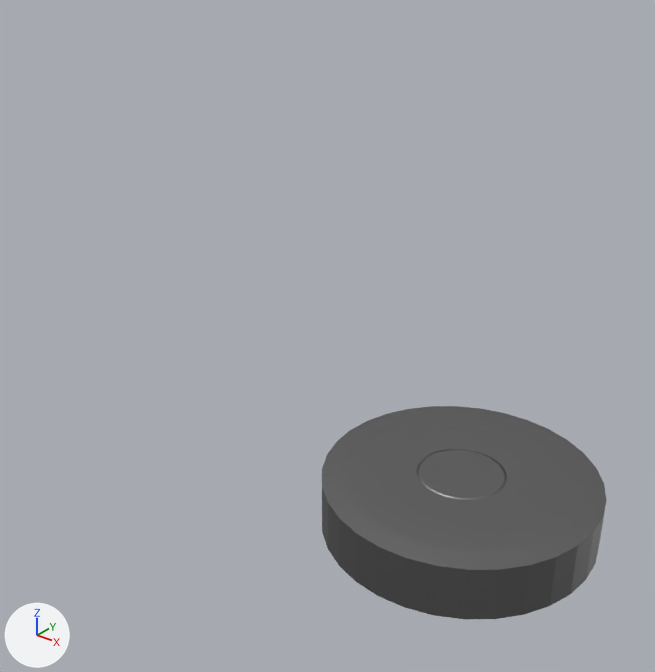
Before and after pictures for a commit that changed the FBX model Assets/Characters/Char1_Body.fbx.
Both versions are drawn from a 50 mm camera at (2.63, -4.82, 4.25) aimed at (-0.28, -1.17, 1.99). Every picture has the same lights, and +X, +Y and +Z are marked at lower left. Where no turn or scale is listed for an object, it has been applied to the vertices.

The scene before the commit, as lines of its bpy script (objects in view):
```python
me_cylinder = bpy.data.meshes.new('Cylinder')
me_cylinder.from_pydata(...)  # 460 vertices, 495 faces; spans x -1.0..1.0, y -1.0..1.0, z -0.22..0.22
me_cylinder.materials.append(mat_body)  # grey #858585
ob_body = bpy.data.objects.new('Body', me_cylinder)
ob_body.location = (0.0, 0.0, 0.327)
```
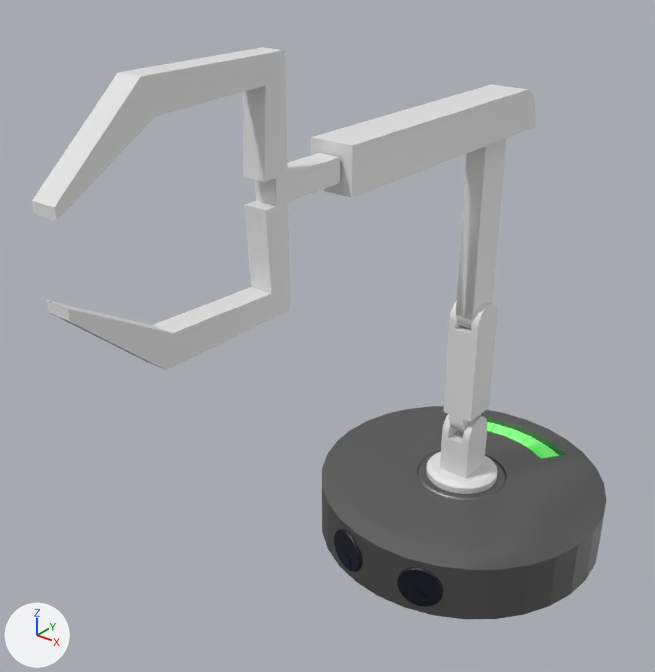
The edits, one by one:
Material 'Charge Indicator' (mat_charge_indicator) is new.
Its base color is (0.263, 0.8, 0.241) (green #8ce787).
Its emission color is (0.00531, 0.359, 0.0124) (green #10a21d).
Its emission strength is 1.0.
Material 'Material.002' (mat_material_002) is new.
Its base color is (0.0, 0.00075, 0.011) (black #00021b).
me_cylinder is used by ob_body; location (0.0, 0.0, 0.327).
me_cylinder had 460 vertices, 495 faces and spanned x -1.0..1.0, y -1.0..1.0, z -0.22..0.22.
me_cylinder now has 681 vertices, 731 faces and spans x -1.0..1.0, y -1.0..1.0, z -0.22..0.22.
Part 1, on me_cylinder:
9 vertices are removed from x -0.47..0.47, y 0.53..0.83, z 0.21..0.22.
48 faces are deleted.
208 vertices are added at x -0.8..0.8, y -0.8..0.84, z 0.16..0.22.
16 new vertices lie (0.0, 0.0, 0.04) away from vertices in x -0.31..0.31, y 0.64..0.78, z 0.17.
6 new vertices lie (0.0, 0.0, 0.05) away from vertices in x -0.41..0.41, y 0.62..0.69, z 0.17.
212 new faces join them, mat_body (grey #858585).
72 new faces join them, mat_charge_indicator (green #8ce787).
me_cylinder now uses material mat_charge_indicator (green #8ce787).
Mesh me_cube_001 is new.
It has 416 vertices, 394 faces and spans x -0.25..0.25, y -3.09..0.38, z -0.15..2.99.
Mesh me_cylinder_004 is new.
It has 320 vertices, 200 faces and spans x -0.433..0.432, y -0.009..0.12, z -0.15..0.15.
It uses material mat_material_002 (black #00021b).
Object 'ARM' (ob_arm) is new; it shows me_cube_001.
Its location is (0.0, 0.0, 0.692).
Object 'Eyes' (ob_eyes) is new; it shows me_cylinder_004.
Its location is (0.0, -1.0, 0.32).

Location of each change, [x1, y1, x2, y2] in pixels of the pictures (655 x 672 px):
'ARM', added
    after: [32, 47, 536, 494]
'Eyes', added (black)
    after: [334, 529, 444, 607]
part 1 of me_cylinder, built on
    both: [343, 406, 596, 551]
